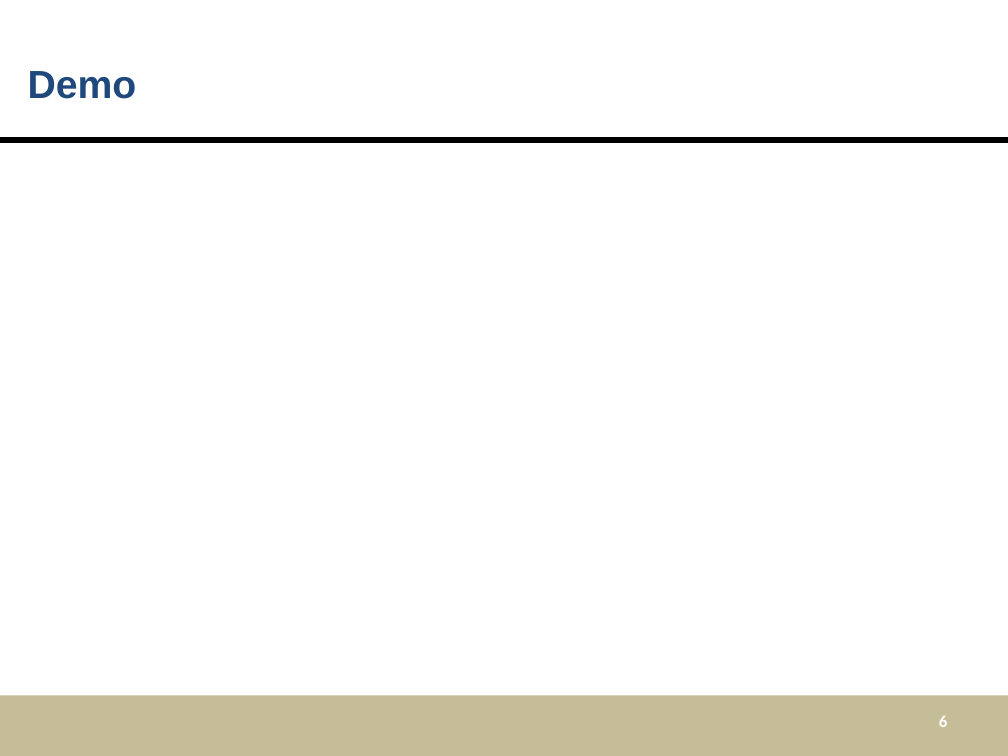
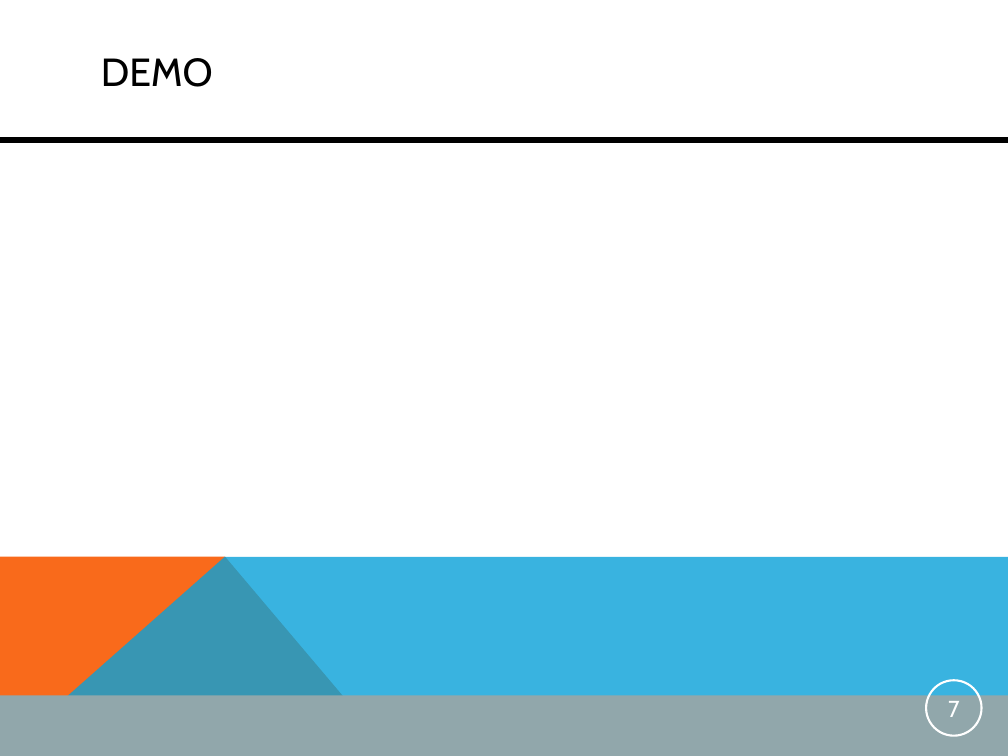
Before and after one commit to mdger/UGNM_Instantmessaging, a slide deck: slide 7 of UGNM_Instantmessaging/doc/PresentationIM.pptx (slide 6 before the commit). Drawn at 1008x756 pixels with LibreOffice and Linux fonts; fonts in the diff are those of the drawing. Boxes give left, top, right and bottom in pixels: in the first picture for what was removed or moved away, otherwise in the second. Text is boxed around its words. In the diff, an @@ line names an element or a change of style, - is before the commit and + after.

```diff
--- a/UGNM_Instantmessaging/doc/PresentationIM.pptx
+++ b/UGNM_Instantmessaging/doc/PresentationIM.pptx
@@ title at bbox=[101, 58, 213, 87]: text changed; font Arial to Cabin; text colour #1F497D to #000000; bold off @@
-Demo
+DEMO
@@ freeform shape added at bbox=[0, 556, 394, 756], fill #F96A1B @@
@@ freeform shape added at bbox=[0, 556, 1008, 756], fill #08A1D9 at 80% opacity @@
@@ page number added at bbox=[926, 680, 982, 736], outline #FFFFFF 1.5 pt, 16.5 pt, text #FFFFFF @@
+7
@@ rectangle at bbox=[0, 696, 1008, 756]: fill #C4BD97 to #91A7AB @@
@@ page number removed at bbox=[939, 715, 947, 727] @@
-6
```
Also in this commit, not shown: 6 other slides changed, 1 slide added.
